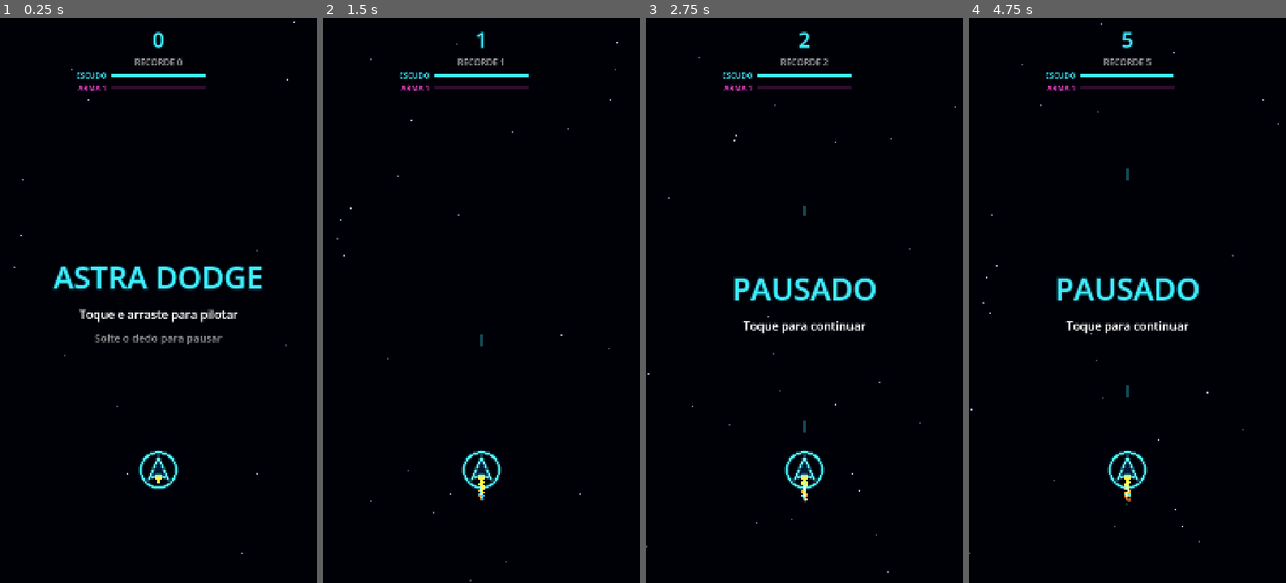
Above: before the commit, frames 1-4 (left to right).
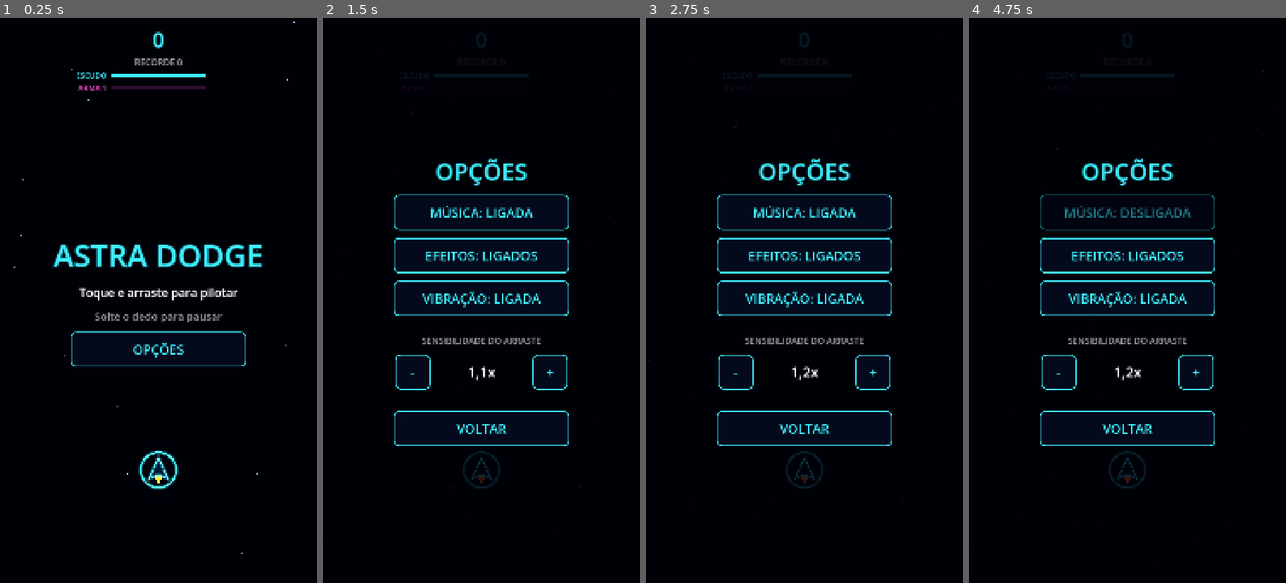
Above: after the commit, the same moments.

Repository: mprovensi/AstraDodge
Game: Godot game, scene res://scenes/main.tscn
The game is run twice, just before and just after one commit, with the same random seed, the same clock (stepped at 60 frames per second) and the same inputs.
Inputs (mouse positions are in pixels of both pictures, inside the frame that each line leads up to):
- Up to frame 1 (0.25 s): no input
- Up to frame 2 (1.5 s): click (481, 351) at 0.5 s, where only the run after the commit has a clickable "OPÇÕES"; click (411, 373) at 1.25 s, where only the run after the commit has a clickable "-"
- Up to frame 3 (2.75 s): click (874, 373) at 2 s, where only the run after the commit has a clickable "+"
- Up to frame 4 (4.75 s): click (1127, 430) at 2.75 s, where only the run after the commit has a clickable "VOLTAR"; click (1127, 351) at 3.5 s, where only the run after the commit has a clickable "OPÇÕES"; click (1127, 210) at 4.25 s, where only the run after the commit has a clickable "MÚSICA: LIGADA"

The runs differ from the first frame. In frame 1, 4.9% of the frame differs, in the area x 16-83%, y 40-62%; in frame 2, 5.4%; in frame 3, 6.6%; in frame 4, 6.7%, in the area x 0-98%, y 0-95%.

Commit message:
Menu de opções, botão de pausa e ícone neon
- Tela de opções (início e pausa): música, efeitos e vibração
  separados, sensibilidade do arraste de 0,8x a 1,6x; tudo salvo
- Botão de pausa no HUD (funciona mesmo com outro dedo arrastando)
- Toques em botões/opções não iniciam mais a partida
- Ícone neon gerado por tools/gen_icons.gd: adaptativo, monocromático
  (Android 13+), 192 px e 512 px para a Play Store

Co-Authored-By: Claude Opus 5.5 <noreply@anthropic.com>

Diff:
--- a/icon.svg
+++ b/icon.svg
@@ -1,5 +1,26 @@
-<svg xmlns="http://www.w3.org/2000/svg" width="128" height="128" viewBox="0 0 128 128">
-  <rect width="128" height="128" rx="24" fill="#05051a"/>
-  <polygon points="64,18 98,104 64,86 30,104" fill="none" stroke="#3ff0ff" stroke-width="8" stroke-linejoin="round"/>
-  <circle cx="64" cy="70" r="46" fill="none" stroke="#3ff0ff" stroke-opacity="0.35" stroke-width="4"/>
+<svg xmlns="http://www.w3.org/2000/svg" width="512" height="512" viewBox="0 0 512 512">
+<defs>
+  <radialGradient id="bg" cx="50%" cy="45%" r="70%">
+    <stop offset="0" stop-color="#14204d"/>
+    <stop offset="1" stop-color="#03030c"/>
+  </radialGradient>
+</defs>
+<rect width="512" height="512" fill="url(#bg)"/>
+<g fill="#cfe2ff">
+  <circle cx="70" cy="90" r="3" opacity="0.7"/><circle cx="430" cy="60" r="2.5" opacity="0.6"/>
+  <circle cx="460" cy="300" r="3" opacity="0.5"/><circle cx="50" cy="380" r="2.5" opacity="0.6"/>
+  <circle cx="150" cy="470" r="2" opacity="0.5"/><circle cx="390" cy="450" r="3" opacity="0.7"/>
+  <circle cx="110" cy="210" r="2" opacity="0.4"/><circle cx="410" cy="170" r="2" opacity="0.4"/>
+</g>
+<!-- Nave + anel do escudo em coordenadas 512x512 (centro 256,256). Incluído pelos SVGs do ícone. -->
+<g id="glow" fill="none" stroke-linejoin="round" stroke-linecap="round">
+  <circle cx="256" cy="262" r="196" stroke="#3ff0ff" stroke-opacity="0.10" stroke-width="44"/>
+  <circle cx="256" cy="262" r="196" stroke="#3ff0ff" stroke-opacity="0.25" stroke-width="22"/>
+  <circle cx="256" cy="262" r="196" stroke="#9ffbff" stroke-width="9"/>
+  <polygon points="256,86 384,382 256,326 128,382" stroke="#3ff0ff" stroke-opacity="0.12" stroke-width="64"/>
+  <polygon points="256,86 384,382 256,326 128,382" stroke="#3ff0ff" stroke-opacity="0.30" stroke-width="32"/>
+</g>
+<polygon points="226,340 286,340 256,452" fill="#ff8a26"/>
+<polygon points="240,340 272,340 256,410" fill="#ffd27a"/>
+<polygon points="256,86 384,382 256,326 128,382" fill="#0a1a33" stroke="#c8feff" stroke-width="14" stroke-linejoin="round"/>
 </svg>
--- a/scripts/game.gd
+++ b/scripts/game.gd
@@ -6,7 +6,8 @@
 var high_score := 0
 var sensitivity := Tuning.DRAG_SENSITIVITY_DEFAULT
 var vibration_enabled := true
-var sound_enabled := true
+var music_enabled := true
+var sfx_enabled := true
 var persist := true  # os testes desligam para não sobrescrever o save real
 
 
@@ -21,7 +22,9 @@
 	high_score = cfg.get_value("score", "high", 0)
 	sensitivity = cfg.get_value("options", "sensitivity", Tuning.DRAG_SENSITIVITY_DEFAULT)
 	vibration_enabled = cfg.get_value("options", "vibration", true)
-	sound_enabled = cfg.get_value("options", "sound", true)
+	var legacy_sound: bool = cfg.get_value("options", "sound", true)  # saves antigos: um único "som"
+	music_enabled = cfg.get_value("options", "music", legacy_sound)
+	sfx_enabled = cfg.get_value("options", "sfx", legacy_sound)
 
 
 func save_data() -> void:
@@ -31,7 +34,8 @@
 	cfg.set_value("score", "high", high_score)
 	cfg.set_value("options", "sensitivity", sensitivity)
 	cfg.set_value("options", "vibration", vibration_enabled)
-	cfg.set_value("options", "sound", sound_enabled)
+	cfg.set_value("options", "music", music_enabled)
+	cfg.set_value("options", "sfx", sfx_enabled)
 	cfg.save(SAVE_PATH)
 
 
--- a/scripts/hud.gd
+++ b/scripts/hud.gd
@@ -34,6 +34,15 @@
 var _info: Label
 var _restart_button: Button
 var _continue_button: Button
+var _options_button: Button
+var _pause_button: Button
+
+var _options_layer: Control
+var _center_was_visible := false
+var _music_button: Button
+var _sfx_button: Button
+var _vibration_button: Button
+var _sensitivity_label: Label
 
 
 func _ready() -> void:
@@ -91,7 +100,21 @@
 		Sfx.play("click", -4.0, 1.0, 0.0)
 		continue_pressed.emit())
 	_center.add_child(_continue_button)
-
+	_options_button = _make_button("OPÇÕES")
+	_options_button.pressed.connect(open_options)
+	_center.add_child(_options_button)
+
+	# --- Pausa (canto superior direito). O toque é tratado pelo Main, para funcionar
+	# mesmo com outro dedo arrastando a nave. ---
+	_pause_button = _make_button("II")
+	_pause_button.custom_minimum_size = Vector2(110, 110)
+	_pause_button.mouse_filter = Control.MOUSE_FILTER_IGNORE
+	_pause_button.set_anchors_preset(Control.PRESET_TOP_RIGHT)
+	_pause_button.visible = false
+	root.add_child(_pause_button)
+
+	_build_options(root)
+	set_safe_top(0.0)
 	hide_center()
 
 
@@ -118,6 +141,43 @@
 ## Margem superior para não ficar embaixo do notch/câmera.
 func set_safe_top(px: float) -> void:
 	_top.offset_top = px + 24.0
+	_pause_button.offset_left = -150.0
+	_pause_button.offset_right = -40.0
+	_pause_button.offset_top = px + 30.0
+	_pause_button.offset_bottom = px + 140.0
+
+
+func set_pause_visible(on: bool) -> void:
+	_pause_button.visible = on
+
+
+func is_pause_button(pos: Vector2) -> bool:
+	return _pause_button.visible and _pause_button.get_global_rect().grow(30.0).has_point(pos)
+
+
+## True se o toque caiu em algum botão/tela de opções (não deve iniciar a partida).
+func blocks_touch(pos: Vector2) -> bool:
+	if _options_layer.visible:
+		return true
+	for b: Button in [_restart_button, _continue_button, _options_button]:
+		if b.is_visible_in_tree() and b.get_global_rect().has_point(pos):
+			return true
+	return false
+
+
+func open_options() -> void:
+	Sfx.play("click", -4.0, 1.0, 0.0)
+	_refresh_options()
+	_center_was_visible = _center.visible
+	_center.visible = false  # evita texto "vazando" atrás das opções
+	_options_layer.visible = true
+
+
+func close_options() -> void:
+	Sfx.play("click", -4.0, 1.0, 0.0)
+	_options_layer.visible = false
+	_center.visible = _center_was_visible
+	Game.save_data()
 
 
 func set_values(score: int, best: int, shield_ratio: float, last_chance: bool,
@@ -153,11 +213,11 @@
 		"ASTRA DODGE" if first_time else "PRONTO?",
 		"Toque e arraste para pilotar",
 		"Solte o dedo para pausar" if first_time else "",
-		false, false)
+		false, false, true)
 
 
 func show_paused() -> void:
-	_show("PAUSADO", "Toque para continuar", "", false, false)
+	_show("PAUSADO", "Toque para continuar", "", false, false, true)
 
 
 func show_game_over(score: int, best: int, is_record: bool, can_continue: bool) -> void:
@@ -165,21 +225,118 @@
 		"FIM DE JOGO",
 		("NOVO RECORDE! %d" if is_record else "PONTOS %d") % score,
 		"RECORDE %d" % best,
-		true, can_continue)
+		true, can_continue, false)
 
 
 func hide_center() -> void:
 	_center.visible = false
 
 
-func _show(title: String, subtitle: String, info: String, show_restart: bool, show_continue: bool) -> void:
+func _show(title: String, subtitle: String, info: String,
+		show_restart: bool, show_continue: bool, show_options: bool) -> void:
 	_title.text = title
 	_subtitle.text = subtitle
 	_info.text = info
 	_info.visible = info != ""
 	_restart_button.visible = show_restart
 	_continue_button.visible = show_continue
+	_options_button.visible = show_options
 	_center.visible = true
+
+
+# ---------------------------------------------------------------- opções
+
+func _build_options(root: Control) -> void:
+	_options_layer = Control.new()
+	_options_layer.set_anchors_and_offsets_preset(Control.PRESET_FULL_RECT)
+	_options_layer.mouse_filter = Control.MOUSE_FILTER_IGNORE
+	_options_layer.visible = false
+	root.add_child(_options_layer)
+
+	var backdrop := ColorRect.new()
+	backdrop.color = Color(0.0, 0.0, 0.03, 0.9)
+	backdrop.set_anchors_and_offsets_preset(Control.PRESET_FULL_RECT)
+	_options_layer.add_child(backdrop)
+
+	var box := VBoxContainer.new()
+	box.set_anchors_and_offsets_preset(Control.PRESET_FULL_RECT)
+	box.alignment = BoxContainer.ALIGNMENT_CENTER
+	box.mouse_filter = Control.MOUSE_FILTER_IGNORE
+	box.add_theme_constant_override("separation", 26)
+	_options_layer.add_child(box)
+
+	box.add_child(_make_label("OPÇÕES", 80, Palette.NEON))
+
+	_music_button = _make_button("")
+	_music_button.pressed.connect(func() -> void:
+		Game.music_enabled = not Game.music_enabled
+		_on_option_changed())
+	box.add_child(_music_button)
+
+	_sfx_button = _make_button("")
+	_sfx_button.pressed.connect(func() -> void:
+		Game.sfx_enabled = not Game.sfx_enabled
+		_on_option_changed())
+	box.add_child(_sfx_button)
+
+	_vibration_button = _make_button("")
+	_vibration_button.pressed.connect(func() -> void:
+		Game.vibration_enabled = not Game.vibration_enabled
+		Game.vibrate(40)  # só vibra se acabou de ligar
+		_on_option_changed())
+	box.add_child(_vibration_button)
+
+	var spacer := Control.new()
+	spacer.custom_minimum_size.y = 10
+	box.add_child(spacer)
+	box.add_child(_make_label("SENSIBILIDADE DO ARRASTE", 30, Palette.TEXT_DIM))
+	var row := HBoxContainer.new()
+	row.alignment = BoxContainer.ALIGNMENT_CENTER
+	row.mouse_filter = Control.MOUSE_FILTER_IGNORE
+	row.add_theme_constant_override("separation", 24)
+	box.add_child(row)
+	var minus := _make_button("-")
+	minus.custom_minimum_size = Vector2(120, 120)
+	minus.pressed.connect(_change_sensitivity.bind(-0.1))
+	row.add_child(minus)
+	_sensitivity_label = _make_label("", 48, Color.WHITE)
+	_sensitivity_label.custom_minimum_size.x = 300
+	row.add_child(_sensitivity_label)
+	var plus := _make_button("+")
+	plus.custom_minimum_size = Vector2(120, 120)
+	plus.pressed.connect(_change_sensitivity.bind(0.1))
+	row.add_child(plus)
+
+	var spacer2 := Control.new()
+	spacer2.custom_minimum_size.y = 20
+	box.add_child(spacer2)
+	var back := _make_button("VOLTAR")
+	back.pressed.connect(close_options)
+	box.add_child(back)
+
+
+func _on_option_changed() -> void:
+	Sfx.apply_enabled()
+	Sfx.play("click", -4.0, 1.0, 0.0)
+	_refresh_options()
+
+
+func _change_sensitivity(step: float) -> void:
+	Game.sensitivity = clampf(snappedf(Game.sensitivity + step, 0.1), 0.8, 1.6)
+	Sfx.play("click", -4.0, 1.0, 0.0)
+	_refresh_options()
+
+
+func _refresh_options() -> void:
+	_set_toggle(_music_button, "MÚSICA", Game.music_enabled, "LIGADA", "DESLIGADA")
+	_set_toggle(_sfx_button, "EFEITOS", Game.sfx_enabled, "LIGADOS", "DESLIGADOS")
+	_set_toggle(_vibration_button, "VIBRAÇÃO", Game.vibration_enabled, "LIGADA", "DESLIGADA")
+	_sensitivity_label.text = ("%.1fx" % Game.sensitivity).replace(".", ",")
+
+
+func _set_toggle(b: Button, title: String, on: bool, on_text: String, off_text: String) -> void:
+	b.text = "%s: %s" % [title, on_text if on else off_text]
+	b.modulate.a = 1.0 if on else 0.5
 
 
 ## Linha "RÓTULO ████░░" centralizada no topo; retorna o fundo da barra.
--- a/scripts/main.gd
+++ b/scripts/main.gd
@@ -75,6 +75,13 @@
 	if event is InputEventScreenTouch:
 		var touch := event as InputEventScreenTouch
 		if touch.pressed:
+			if (state == State.PLAYING or state == State.SLOWMO) and hud.is_pause_button(touch.position):
+				_touch_index = -1
+				Sfx.play("click", -4.0, 1.0, 0.0)
+				_set_state(State.PAUSED)
+				return
+			if hud.blocks_touch(touch.position):
+				return  # toque em botão/opções: não inicia a partida
 			if _touch_index == -1 and state in [State.READY, State.PLAYING, State.SLOWMO, State.PAUSED]:
 				_touch_index = touch.index
 				_set_state(State.PLAYING)
@@ -274,6 +281,7 @@
 
 func _set_state(new_state: State) -> void:
 	state = new_state
+	hud.set_pause_visible(new_state == State.PLAYING or new_state == State.SLOWMO)
 	match new_state:
 		State.PLAYING:
 			hud.hide_center()
--- a/scripts/sfx.gd
+++ b/scripts/sfx.gd
@@ -83,7 +83,8 @@
 
 
 func apply_enabled() -> void:
-	AudioServer.set_bus_mute(AudioServer.get_bus_index("Master"), not Game.sound_enabled)
+	AudioServer.set_bus_mute(AudioServer.get_bus_index("Music"), not Game.music_enabled)
+	AudioServer.set_bus_mute(AudioServer.get_bus_index("SFX"), not Game.sfx_enabled)
 
 
 func _ensure_bus(bus_name: String) -> void:
--- /dev/null
+++ b/tests/ui_capture.gd
@@ -0,0 +1,19 @@
+extends SceneTree
+## Grava as telas de menu: início (frame ~20) e opções (frame ~50).
+## Uso: godot --path . --script res://tests/ui_capture.gd --write-movie frames/f.png --fixed-fps 30 --quit-after 60
+
+var main: Node2D
+var _frame := 0
+
+
+func _initialize() -> void:
+	root.get_node("Game").persist = false
+	main = load("res://scenes/main.tscn").instantiate()
+	root.add_child(main)
+	process_frame.connect(_tick)
+
+
+func _tick() -> void:
+	_frame += 1
+	if _frame == 30:
+		main.hud.open_options()
--- /dev/null
+++ b/tools/gen_icons.gd
@@ -0,0 +1,63 @@
+extends SceneTree
+## Gera os ícones do app (PNG) a partir do desenho em art/icon/ship.svgfrag.
+## Uso: godot --headless --path . --script res://tools/gen_icons.gd
+
+const FRAG := "res://art/icon/ship.svgfrag"
+const OUT := "res://icons"
+
+const BACKGROUND := """
+<defs>
+  <radialGradient id="bg" cx="50%" cy="45%" r="70%">
+    <stop offset="0" stop-color="#14204d"/>
+    <stop offset="1" stop-color="#03030c"/>
+  </radialGradient>
+</defs>
+<rect width="512" height="512" fill="url(#bg)"/>
+<g fill="#cfe2ff">
+  <circle cx="70" cy="90" r="3" opacity="0.7"/><circle cx="430" cy="60" r="2.5" opacity="0.6"/>
+  <circle cx="460" cy="300" r="3" opacity="0.5"/><circle cx="50" cy="380" r="2.5" opacity="0.6"/>
+  <circle cx="150" cy="470" r="2" opacity="0.5"/><circle cx="390" cy="450" r="3" opacity="0.7"/>
+  <circle cx="110" cy="210" r="2" opacity="0.4"/><circle cx="410" cy="170" r="2" opacity="0.4"/>
+</g>
+"""
+
+
+func _initialize() -> void:
+	DirAccess.make_dir_recursive_absolute(ProjectSettings.globalize_path(OUT))
+	var ship := FileAccess.get_file_as_string(FRAG)
+
+	# Ícone completo (Play Store 512 e launcher legado 192).
+	var full := _svg(512, BACKGROUND + ship)
+	_render(full, 512, "icon_512.png")
+	_render(full, 192, "icon_192.png")
+
+	# Adaptativo (Android 8+): 432x432, conteúdo dentro da zona segura central (~66%).
+	var inner := "<g transform=\"translate(216 216) scale(0.56) translate(-256 -256)\">%s</g>"
+	_render(_svg(432, "<g transform=\"scale(0.84375)\">%s</g>" % BACKGROUND), 432, "icon_background_432.png")
+	_render(_svg(432, inner % ship), 432, "icon_foreground_432.png")
+
+	# Monocromático (ícones temáticos do Android 13+): silhueta branca.
+	var mono := ship.replace("#3ff0ff", "#ffffff").replace("#9ffbff", "#ffffff") \
+			.replace("#ff8a26", "#ffffff").replace("#ffd27a", "#ffffff") \
+			.replace("#0a1a33", "#ffffff").replace("#c8feff", "#ffffff")
+	_render(_svg(432, inner % mono), 432, "icon_monochrome_432.png")
+
+	# Ícone do projeto (editor/janela).
+	var f := FileAccess.open("res://icon.svg", FileAccess.WRITE)
+	f.store_string(full)
+	f.close()
+	print("Ícones gerados em ", OUT)
+	quit()
+
+
+func _svg(size: int, body: String) -> String:
+	return "<svg xmlns=\"http://www.w3.org/2000/svg\" width=\"%d\" height=\"%d\" viewBox=\"0 0 %d %d\">%s</svg>" % [
+		size, size, size, size, body]
+
+
+func _render(svg: String, size: int, file: String) -> void:
+	var img := Image.new()
+	var native := int(svg.get_slice("width=\"", 1).get_slice("\"", 0))
+	var err := img.load_svg_from_string(svg, float(size) / float(native))
+	assert(err == OK, "falha ao renderizar " + file)
+	img.save_png("%s/%s" % [OUT, file])
Not shown, changed: export_presets.cfg
Binary file added: icons/icon_192.png
Not shown, added: icons/icon_192.png.import
Binary file added: icons/icon_512.png
Not shown, added: icons/icon_512.png.import
Binary file added: icons/icon_background_432.png
Not shown, added: icons/icon_background_432.png.import
Binary file added: icons/icon_foreground_432.png
Not shown, added: icons/icon_foreground_432.png.import
Binary file added: icons/icon_monochrome_432.png
Not shown, added: icons/icon_monochrome_432.png.import
Not shown, added: tests/ui_capture.gd.uid
(and 3 more such lines)
